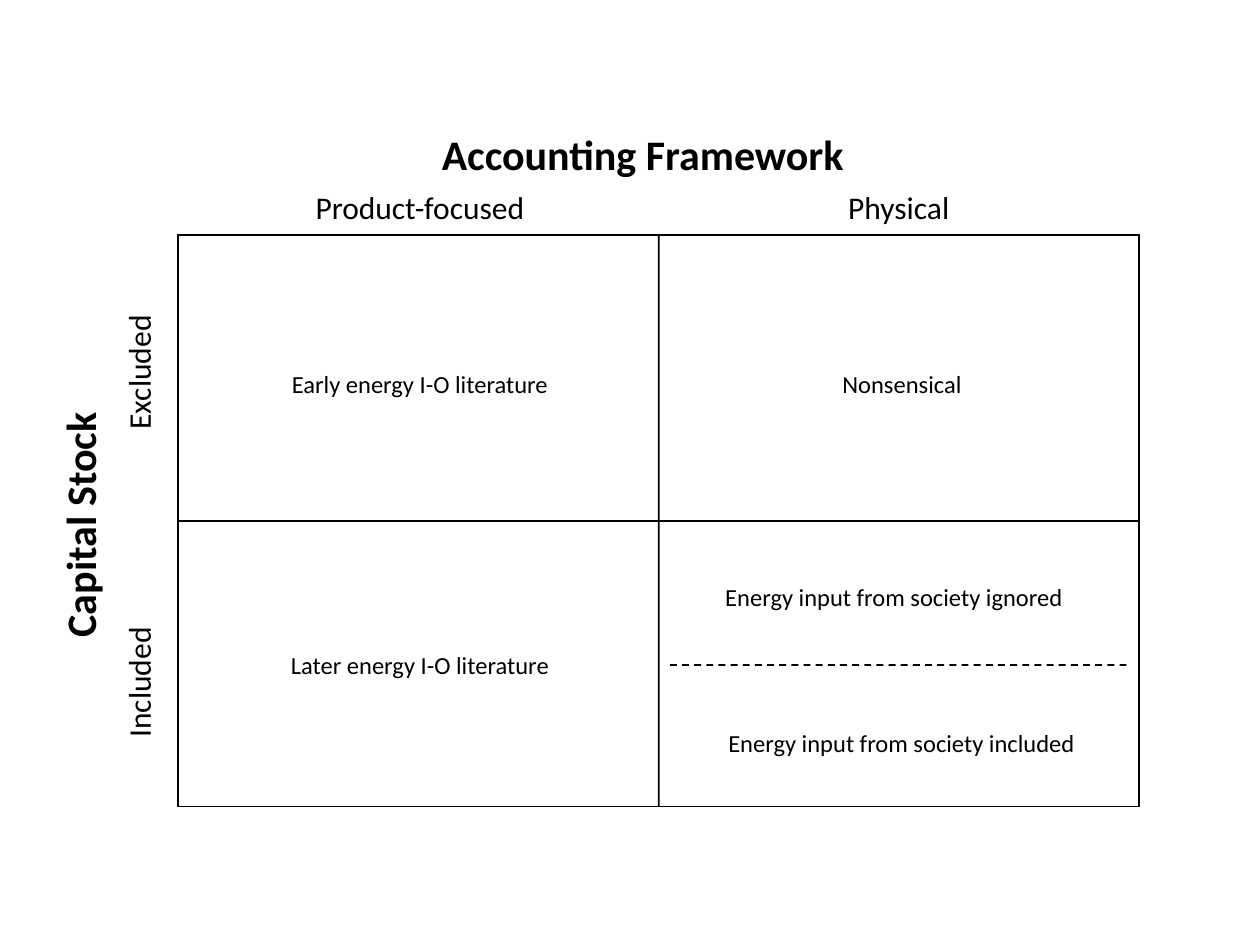
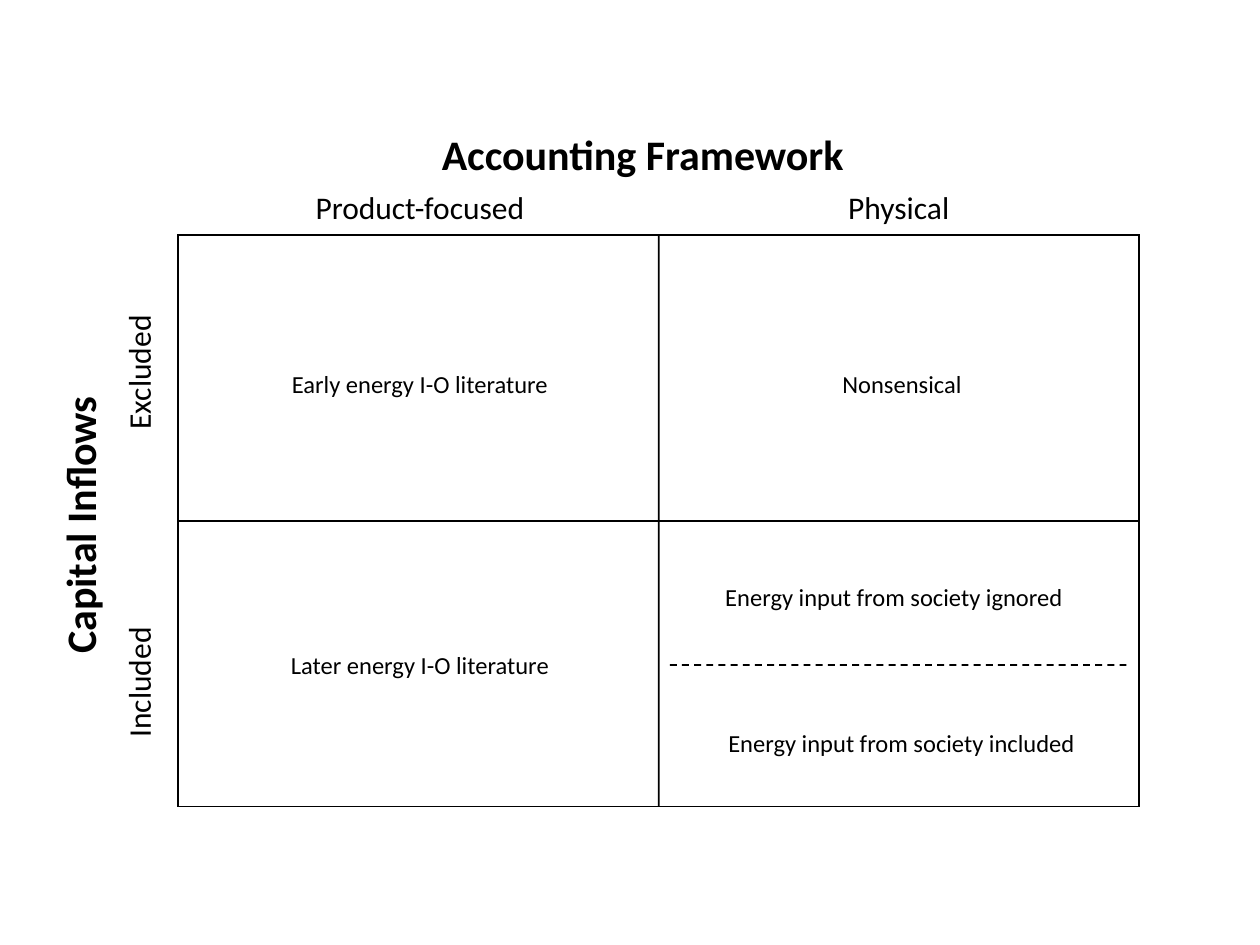
Before and after one commit to MatthewHeun/Dynamic-IO-Modeling, a slide deck: slide 1 of Manuscript/Book_take_2/Part_3/Chapter_Implications/Images/Grid.ppt. Drawn at 1260x945 pixels with LibreOffice and Linux fonts; fonts in the diff are those of the drawing. Boxes give left, top, right and bottom in pixels: in the first picture for what was removed or moved away, otherwise in the second. Text is boxed around its words. In the diff, an @@ line names an element or a change of style, - is before the commit and + after.

```diff
--- a/Manuscript/Book_take_2/Part_3/Chapter_Implications/Images/Grid.ppt
+++ b/Manuscript/Book_take_2/Part_3/Chapter_Implications/Images/Grid.ppt
@@ text at [56,408,107,650]: text changed @@
-Capital Stock
+Capital Inflows
```
Also in this commit, not shown: 5 other files.
